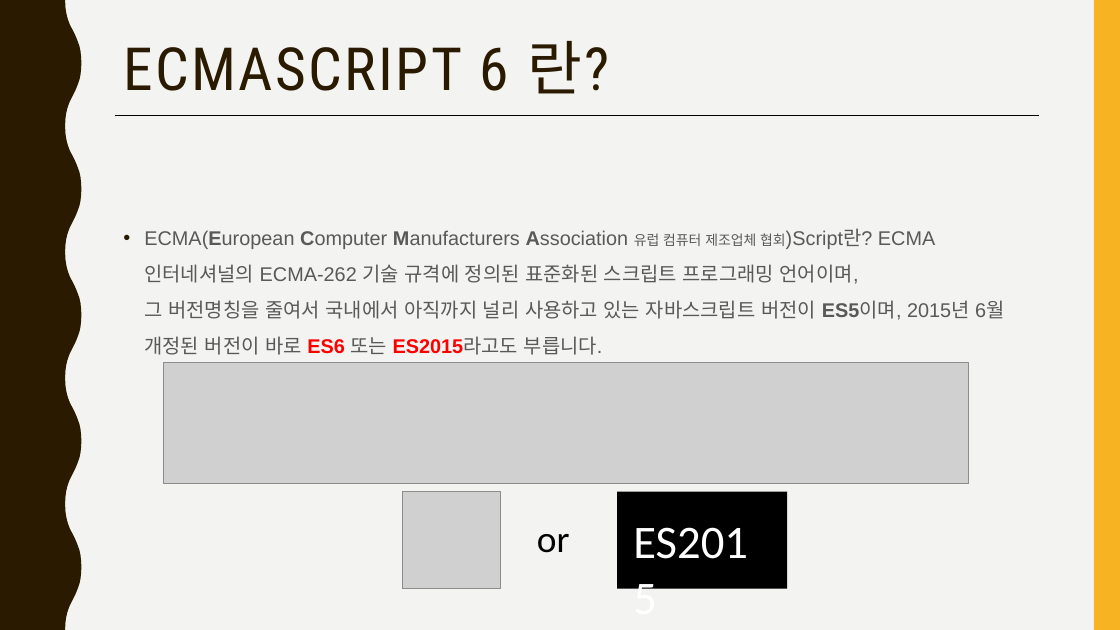
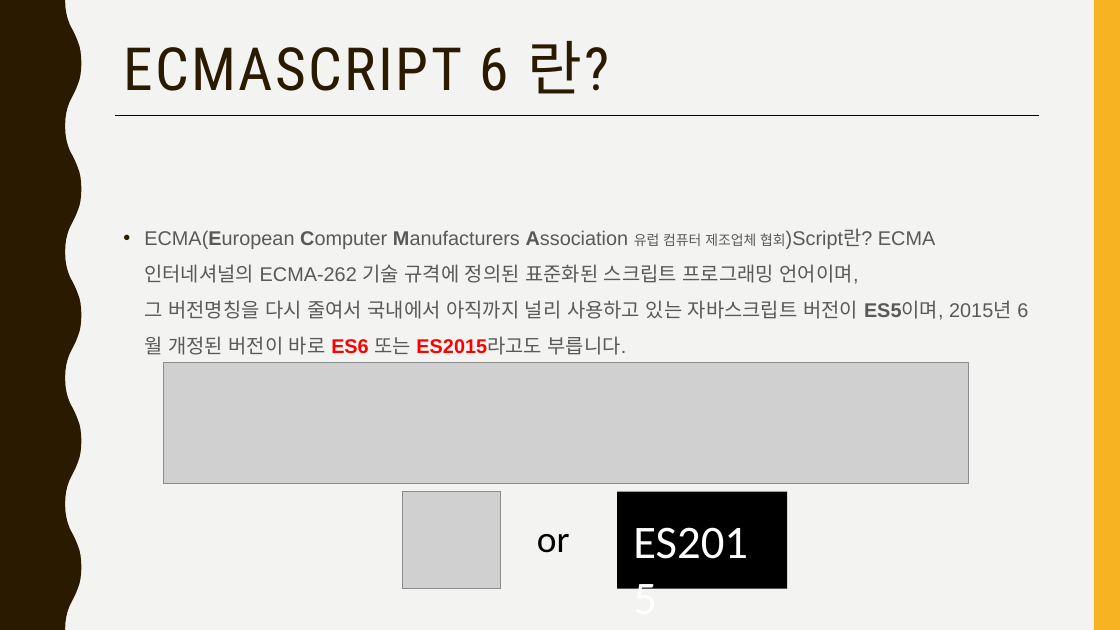
Before and after one commit to jangmang/ECMAScript6-ECMAScript201-, a slide deck: slide 3 of ES6.pptx. Drawn at 1120x630 pixels with LibreOffice and Linux fonts; fonts in the diff are those of the drawing; grey boxes stand for pictures. Boxes give left, top, right and bottom in pixels: in the first picture for what was removed or moved away, otherwise in the second. Text is boxed around its words. In the diff, an @@ line names an element or a change of style, - is before the commit and + after.

Commit message:
181121

```diff
--- a/ES6.pptx
+++ b/ES6.pptx
@@ text at (144, 230, 1012, 355): text changed @@
-• ECMA(European Computer Manufacturers Association 유럽 컴퓨터 제조업체 협회)Script란? ECMA 인터네셔널의 ECMA-262 기술 규격에 정의된 표준화된 스크립트 프로그래밍 언어이며,
-  그 버전명칭을 줄여서 국내에서 아직까지 널리 사용하고 있는 자바스크립트 버전이 ES5이며, 2015년 6월 개정된 버전이 바로 ES6 또는 ES2015라고도 부릅니다.
+• ECMA(European Computer Manufacturers Association 유럽 컴퓨터 제조업체 협회)Script란? ECMA 인터네셔널의 ECMA-262 기술 규격에 정의된 표준화된 스크립트 프로그래밍 언어이며,
+  그 버전명칭을 다시 줄여서 국내에서 아직까지 널리 사용하고 있는 자바스크립트 버전이 ES5이며, 2015년 6월 개정된 버전이 바로 ES6 또는 ES2015라고도 부릅니다.
```
Also in this commit, not shown: 5 other slides changed.
